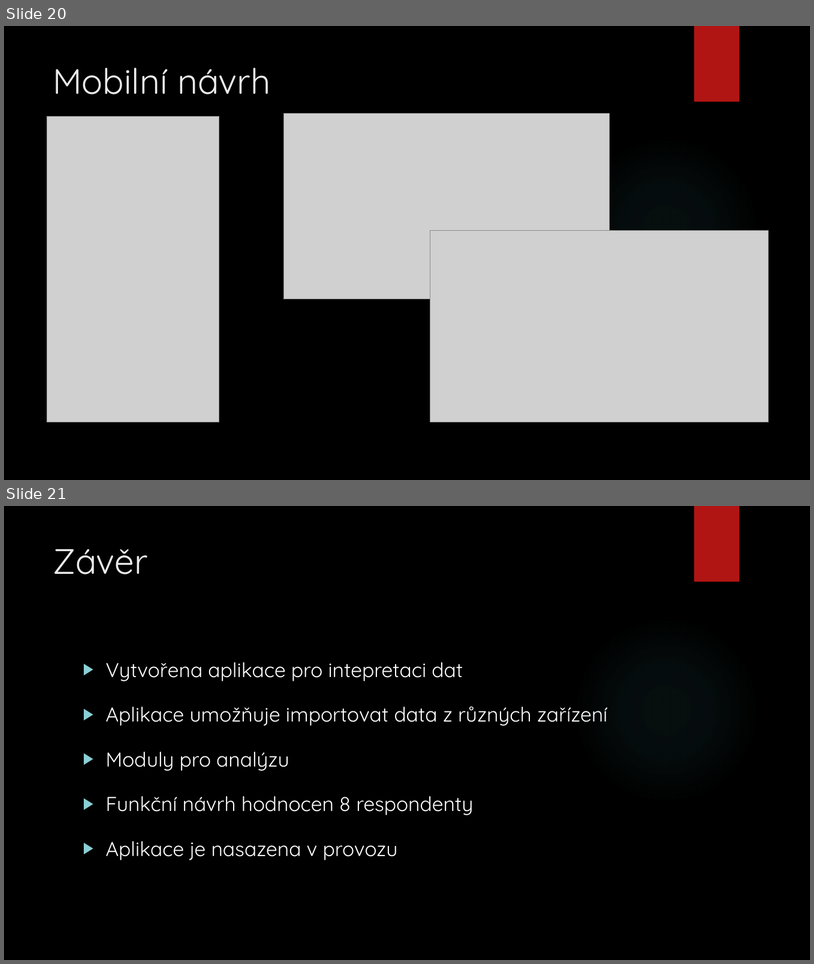
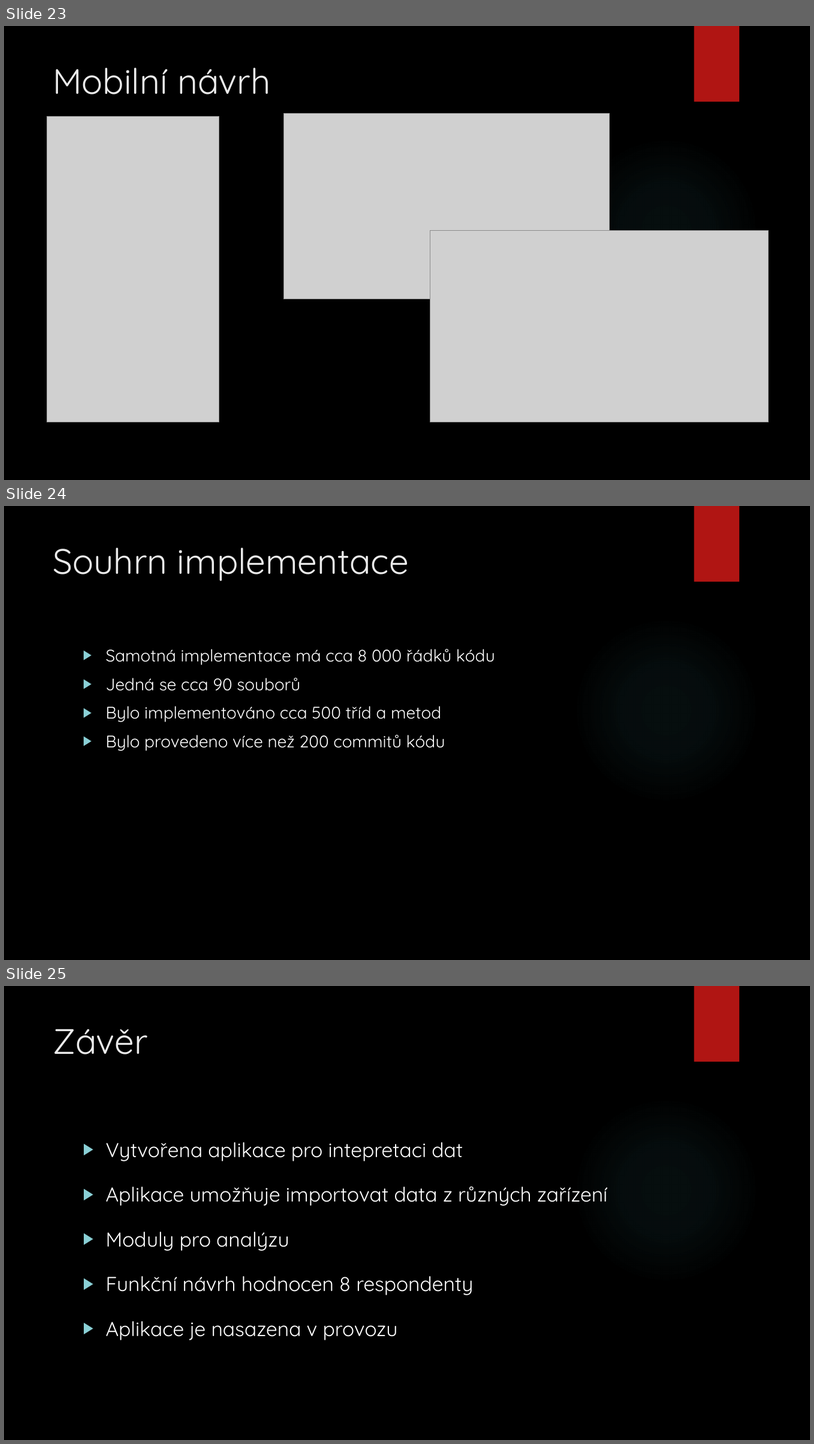
Before and after one commit to MrMilan/Diplomka, a slide deck: prezentace diplomka/DP_Diani.pptx. Shown one above the other, each under a label of ours: slides 20 and 21 before the commit, slides 23, 24 and 25 after it. The pictures are 814x964 and 814x1444 pixels, drawn with LibreOffice and Linux fonts; fonts in the diff are those of the drawing; grey boxes stand for pictures; background and template pictures are left out. Boxes give left, top, right and bottom in pixels: in the first picture for what was removed or moved away, otherwise in the second. Text is boxed around its words. In the diff, an @@ line names an element or a change of style, - is before the commit and + after.

```diff
--- a/prezentace diplomka/DP_Diani.pptx
+++ b/prezentace diplomka/DP_Diani.pptx
@@ slide 24 added at box(4, 506, 810, 960), background picture (left out); not listed: 2 template elements that a slide beside it also shows @@
@@ title added at box(53, 547, 409, 581), 42 pt, text #EBEBEB @@
+Souhrn implementace
@@ text added at box(106, 649, 495, 751), 20 pt, text #FFFFFF @@
+▶ Samotná implementace má cca 8 000 řádků kódu
+▶ Jedná se cca 90 souborů
+▶ Bylo implementováno cca 500 tříd a metod
+▶ Bylo provedeno více než 200 commitů kódu
@@ what was slide 20 is now slide 23 @@
@@ what was slide 21 is now slide 25 @@
```
Also in this commit, not shown: 1 slide changed, 3 other slides added.
